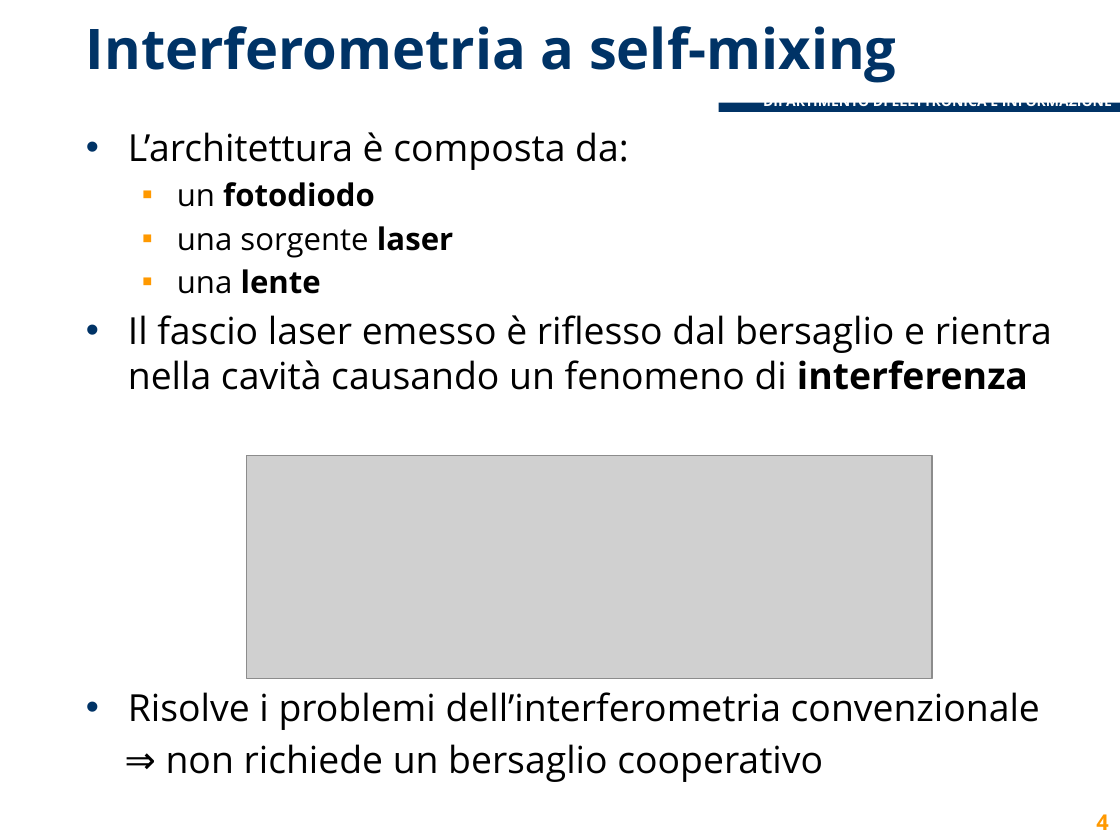
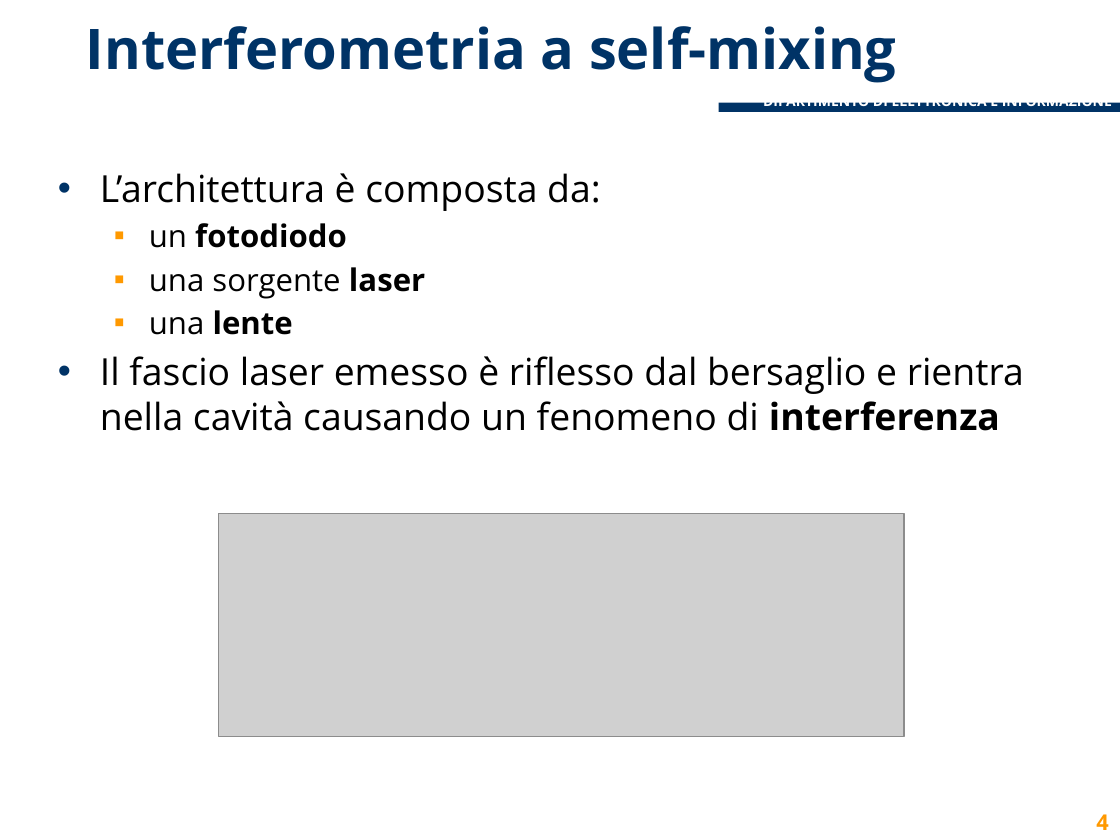
Before and after one commit to lcavagnispolimi/thesis_latex, a slide deck: slide 4 of presentazione_discussione.pptx. Drawn at 1120x840 pixels with LibreOffice and Linux fonts; fonts in the diff are those of the drawing; grey boxes stand for pictures; background and template pictures are left out. Boxes give left, top, right and bottom in pixels: in the first picture for what was removed or moved away, otherwise in the second. Text is boxed around its words. In the diff, an @@ line names an element or a change of style, - is before the commit and + after.

```diff
--- a/presentazione_discussione.pptx
+++ b/presentazione_discussione.pptx
@@ text "L’architettura è composta da:": place and size @@
-text "L’architettura è composta da:" at (128,132,1052,390)
+text "L’architettura è composta da:" at (100,173,1024,431)
@@ picture: place and size @@
-picture at (246,456,932,679)
+picture at (218,513,904,736)
@@ text removed at (128,692,1040,782) @@
-• Risolve i problemi dell’interferometria convenzionale
-⇒ non richiede un bersaglio cooperativo
```
Also in this commit, not shown: 2 other slides changed, 3 slides added.
